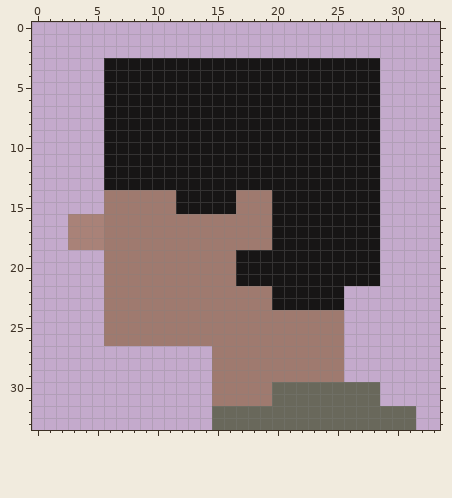
File history of a pixel-art sprite, buildv3/img/face-ash.png. Above is the file before it was changed.
The file is 340x340 pixels, drawn in blocks of 10x10; one block is one cell here. Colours within 5 levels of each other are drawn and written as one.
Now the later version:
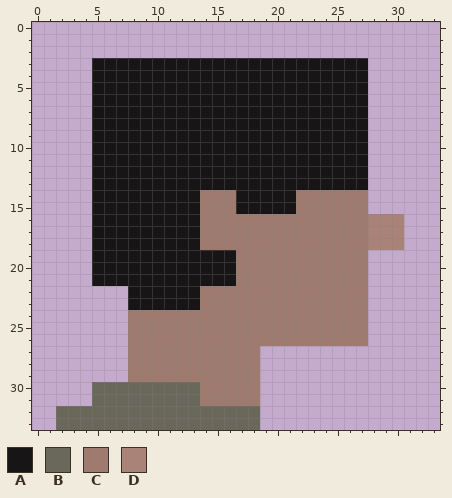
Palette (. is transparent): A #171515  B #69685b  C #9f7a6f  D #a98278
The exact change:
Changed rows in their new state; - is an unchanged pixel.
first column x 2:
 3 ---A----------------------.---
 4 ---A----------------------.---
 5 ---A----------------------.---
 6 ---A----------------------.---
 7 ---A----------------------.---
 8 ---A----------------------.---
 9 ---A----------------------.---
10 ---A----------------------.---
11 ---A----------------------.---
12 ---A----------------------.---
13 ---A----------------------.---
14 ---AAAAAAA--CCCAAA--CCCCCC.---
15 ---AAAAAAA--CCCAAA--CCCCCC.---
16 -..AAAAAAAAA------CCCCCCCCDDD-
17 -..AAAAAAAAA------CCCCCCCCDDD-
18 -..AAAAAAAAA------CCCCCCCCDDD-
19 ---AAAAAAAAAAAACCCCCCCCCCC.---
20 ---AAAAAAAAAAAACCCCCCCCCCC.---
21 ---AAAAAAAAAAAACCCCCCCCCCC.---
22 ----..AAAAAA------CCCCCCCC----
23 ----..AAAAAA------CCCCCCCC----
24 ----..------------------CC----
25 ----..------------------CC----
26 ----..------------------CC----
27 ------CCCCCCC----.......------
28 ------CCCCCCC----.......------
29 ------CCCCCCC----.......------
30 ---BBBBBBBBBC----..........---
31 ---BBBBBBBBBC----..........---
32 BBBBBBBBBBBBB----.............
33 BBBBBBBBBBBBB----.............
Boxes around the changes in both pictures, in picture pixels (x1, y1, x2, y2):
changed: (56, 58, 416, 430)
